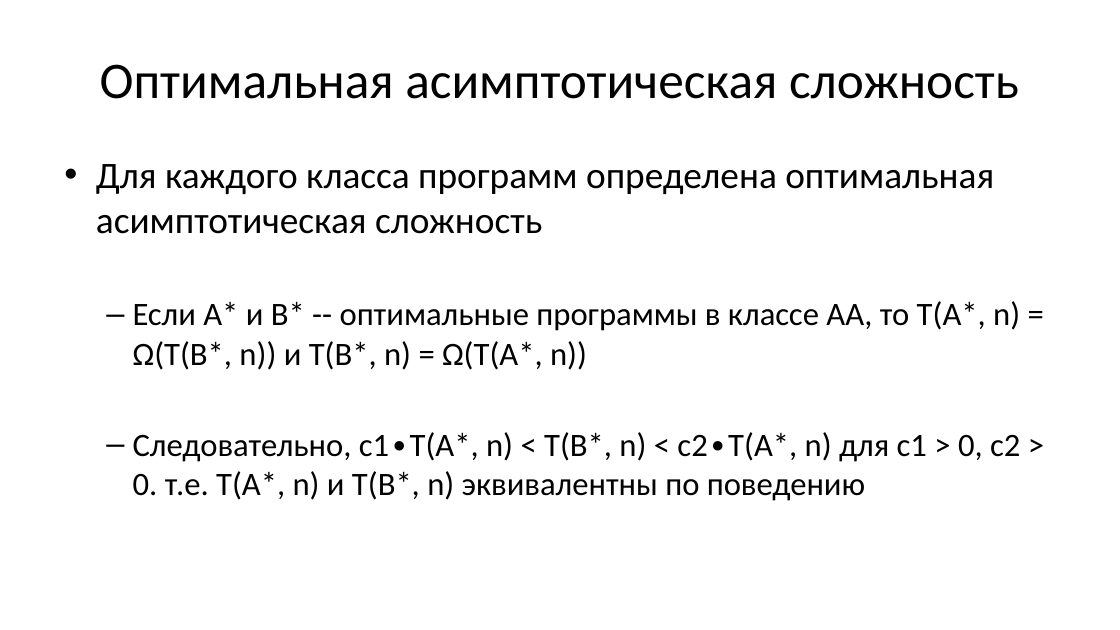
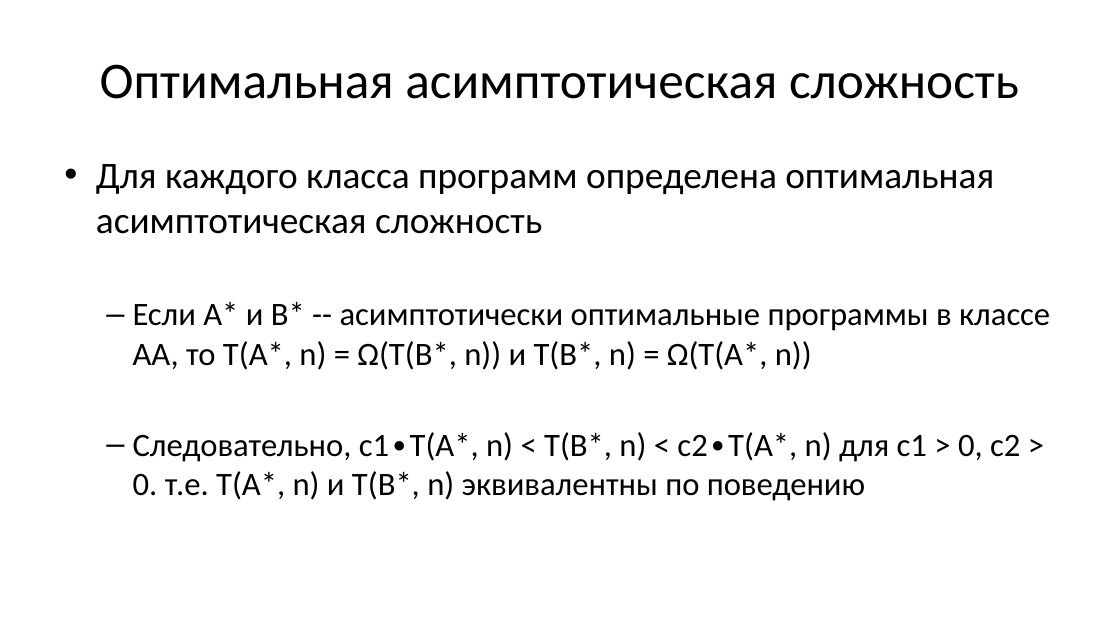
Before and after one commit to Evgueni-Petrov-aka-espetrov/Algorithms-and-Programming-in-C-pptx, a slide deck: slide 27 of 22 Оценка сложности вычислительных алгоритмов.pptx. Drawn at 1120x630 pixels with LibreOffice and Linux fonts; fonts in the diff are those of the drawing. Boxes give left, top, right and bottom in pixels: in the first picture for what was removed or moved away, otherwise in the second. Text is boxed around its words. In the diff, an @@ line names an element or a change of style, - is before the commit and + after.

```diff
--- a/22 Оценка сложности вычислительных алгоритмов.pptx
+++ b/22 Оценка сложности вычислительных алгоритмов.pptx
@@ text at [133,301,1050,370]: text changed @@
-  – Если A* и B* -- оптимальные программы в классе АА, то T(А*, n) = Ω(Т(B*, n)) и T(В*, n) = Ω(Т(А*, n))
+  – Если A* и B* -- асимптотически оптимальные программы в классе АА, то T(А*, n) = Ω(Т(B*, n)) и T(В*, n) = Ω(Т(А*, n))
```
Also in this commit, not shown: 5 other slides changed.
